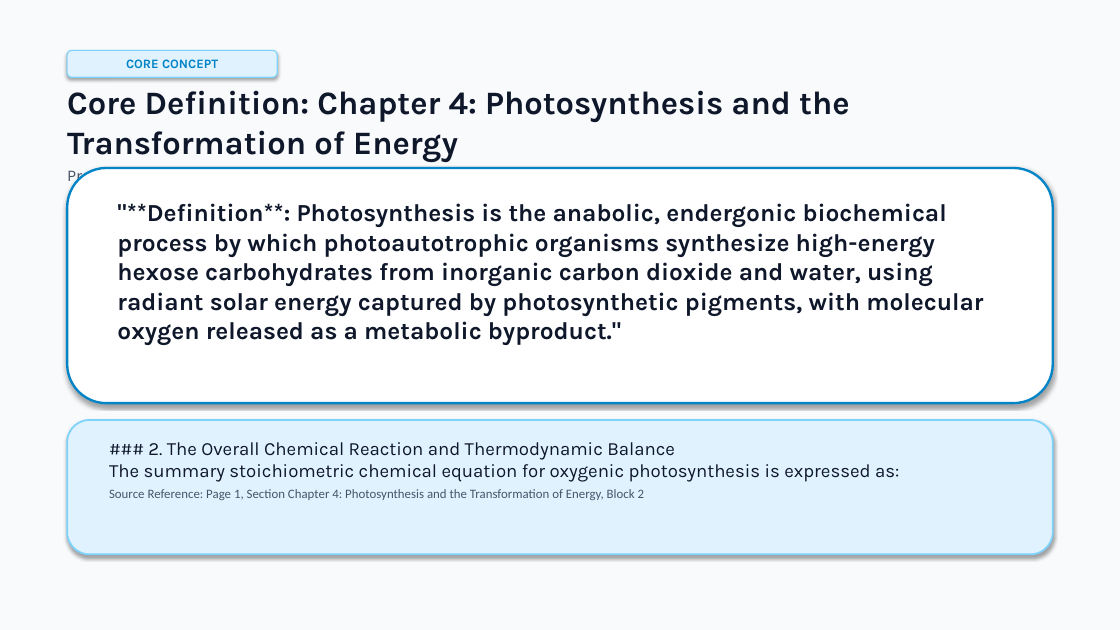
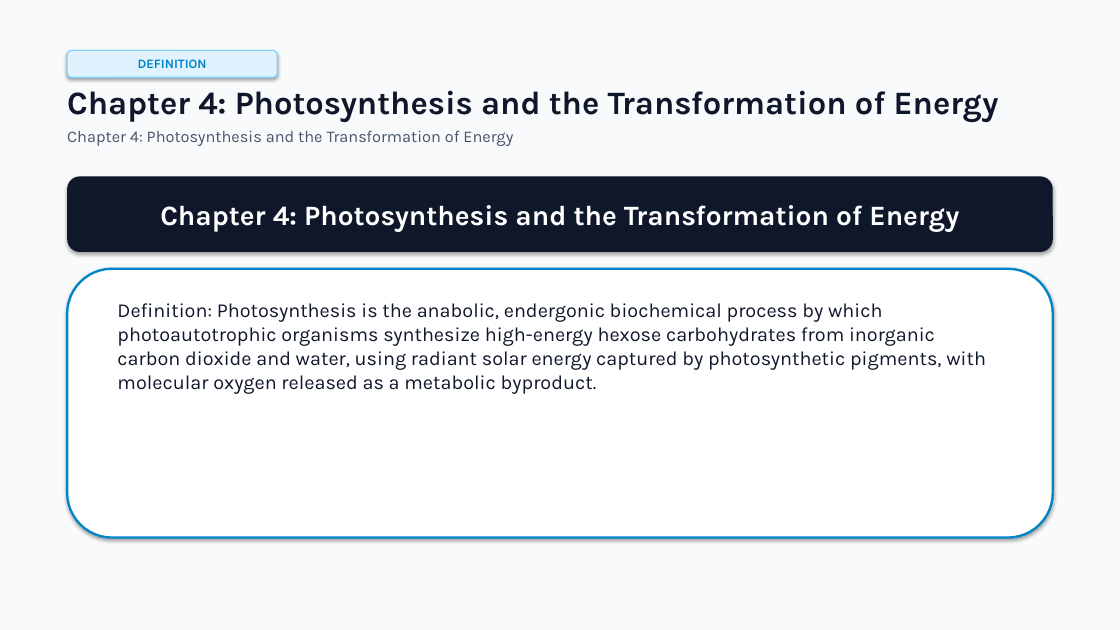
Before and after one commit to usm007/LessonMorph, a slide deck: slide 5 of output/photosynthesis_and_cellular_energy.pptx (slide 6 before the commit). Drawn at 1120x630 pixels with LibreOffice and Linux fonts; fonts in the diff are those of the drawing. Boxes give left, top, right and bottom in pixels: in the first picture for what was removed or moved away, otherwise in the second. Text is boxed around its words. In the diff, an @@ line names an element or a change of style, - is before the commit and + after.

```diff
--- a/output/photosynthesis_and_cellular_energy.pptx
+++ b/output/photosynthesis_and_cellular_energy.pptx
@@ text in rounded rectangle at bbox=[138, 59, 207, 68]: text changed @@
-CORE CONCEPT
+DEFINITION
@@ text at bbox=[67, 90, 999, 146]: text changed @@
-Core Definition: Chapter 4: Photosynthesis and the Transformation of Energy
-Precise terminology and fundamental meaning
+Chapter 4: Photosynthesis and the Transformation of Energy
+Chapter 4: Photosynthesis and the Transformation of Energy
@@ rounded rectangle added at bbox=[67, 176, 1053, 252], fill #0F172A, 24 pt, text #FFFFFF, bold @@
+Chapter 4: Photosynthesis and the Transformation of Energy
@@ rounded rectangle: place and size @@
-rounded rectangle at bbox=[67, 168, 1053, 403]
+rounded rectangle at bbox=[67, 269, 1053, 538]
@@ text at bbox=[117, 303, 986, 394]: text changed; size 21 to 17 pt; bold off @@
-"**Definition**: Photosynthesis is the anabolic, endergonic biochemical process by which photoautotrophic organisms synthesize high-energy hexose carbohydrates from inorganic carbon dioxide and water, using radiant solar energy captured by photosynthetic pigments, with molecular oxygen released as a metabolic byproduct."
+Definition: Photosynthesis is the anabolic, endergonic biochemical process by which photoautotrophic organisms synthesize high-energy hexose carbohydrates from inorganic carbon dioxide and water, using radiant solar energy captured by photosynthetic pigments, with molecular oxygen released as a metabolic byproduct.
@@ rounded rectangle removed at bbox=[67, 420, 1053, 555] @@
@@ text removed at bbox=[109, 442, 899, 500] @@
-### 2. The Overall Chemical Reaction and Thermodynamic Balance
-The summary stoichiometric chemical equation for oxygenic photosynthesis is expressed as:
-Source Reference: Page 1, Section Chapter 4: Photosynthesis and the Transformation of Energy, Block 2
```
Also in this commit, not shown: 13 other slides changed, 15 slides added, 21 slides removed, 57 other files.
